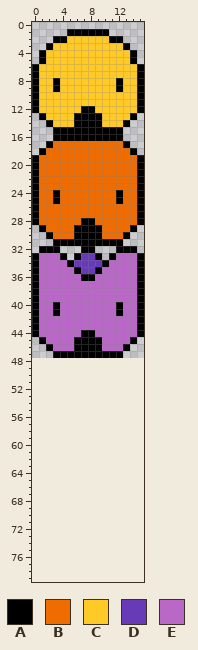
Pixel-art file: beehives.aseprite. The first picture shows the starting point.
16x48 pixels, 1 frame. The old version is drawn lined up with the new one, on the new canvas.
Palette (. is transparent): A #000000  B #ef6c00  C #ffca28  D #673ab7  E #ba68c8
And afterwards:
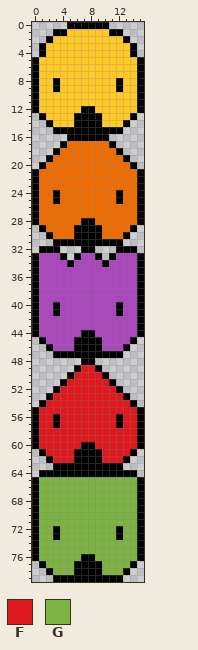
Colours new in this view: F #dd191d  G #7cb342
Diff:
canvas 16x48 -> 16x80
colour E: #ba68c8 -> #ab47bc
y 0: x 5..10 ...... -> AAAAAA
y 1: x 3..12 ..AAAAAA.. -> AACCCCCCAA
y 2: x 2..4 .AA -> ACC; x 11..13 AA. -> CCA
y 3: x 1..2 .A -> AC; x 13..14 A. -> CA
y 5: x 0..1 .A -> AC; x 14..15 A. -> CA
y 16: x 3..4 AA -> ..; x 11..12 AA -> ..
y 17: x 2..4 ABB -> ..A; x 11..13 BBA -> A..
y 18: x 1..3 ABB -> ..A; x 12..14 BBA -> A..
y 19: x 0..2 ABB -> ..A; x 13..15 BBA -> A..
y 20: x 0..1 AB -> .A; x 14..15 BA -> A.
y 33: x 7..8 DD -> EE
y 34: x 6..9 DDDD -> EEEE
y 35: x 6..9 ADDA -> EEEE
y 36: x 7..8 AA -> EE
y 48: x 7..8 .. -> AA
y 49: x 6..9 .... -> AFFA
y 50: x 5..10 ...... -> AFFFFA
y 51: x 4..11 ........ -> AFFFFFFA
y 52: x 3..12 .......... -> AFFFFFFFFA
y 53: x 2..13 ............ -> AFFFFFFFFFFA
y 54: x 1..14 .............. -> AFFFFFFFFFFFFA
y 55: x 0..15 ................ -> AFFFFFFFFFFFFFFA
y 56..57: x 0..15 ................ -> AFFAFFFFFFFFAFFA
y 58..59: x 0..15 ................ -> AFFFFFFFFFFFFFFA
y 60: x 0..15 ................ -> AFFFFFFAAFFFFFFA
y 61: x 1..14 .............. -> AFFFFAAAAFFFFA
y 62: x 2..13 ............ -> AFFFAAAAFFFA
y 63: x 3..12 .......... -> AAAAAAAAAA
y 64: x 1..14 .............. -> AAAAAAAAAAAAAA
y 65..71: x 0..15 ................ -> AGGGGGGGGGGGGGGA
y 72..73: x 0..15 ................ -> AGGAGGGGGGGGAGGA
y 74..75: x 0..15 ................ -> AGGGGGGGGGGGGGGA
y 76: x 0..15 ................ -> AGGGGGGAAGGGGGGA
y 77: x 1..14 .............. -> AGGGGAAAAGGGGA
y 78: x 2..13 ............ -> AGGGAAAAGGGA
y 79: x 3..12 .......... -> AAAAAAAAAA
Boxes around the changes in both pictures, in picture pixels (x1, y1, x2, y2):
changed: (32, 22, 144, 64)
changed: (32, 134, 67, 169)
changed: (109, 134, 144, 169)
changed: (32, 253, 144, 582)
